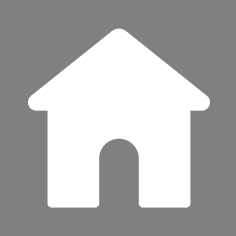
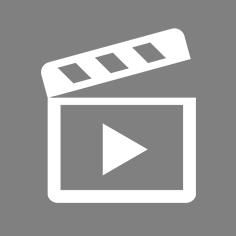
Layer changes from the first 236×236 image to the second:
added layer "Layer 4" above "noun-video-1273799" over bbox(40, 28, 196, 203)
hid "Layer 2" over bbox(27, 28, 210, 208)
